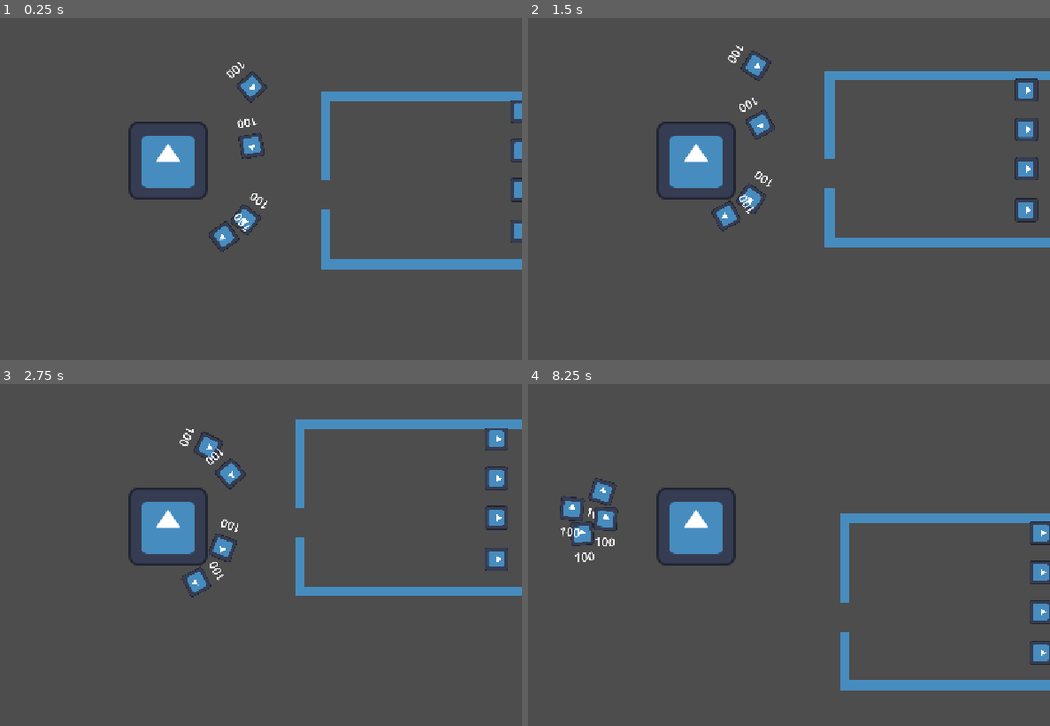
Above: before the commit, frames 1-4 (two rows, left to right).
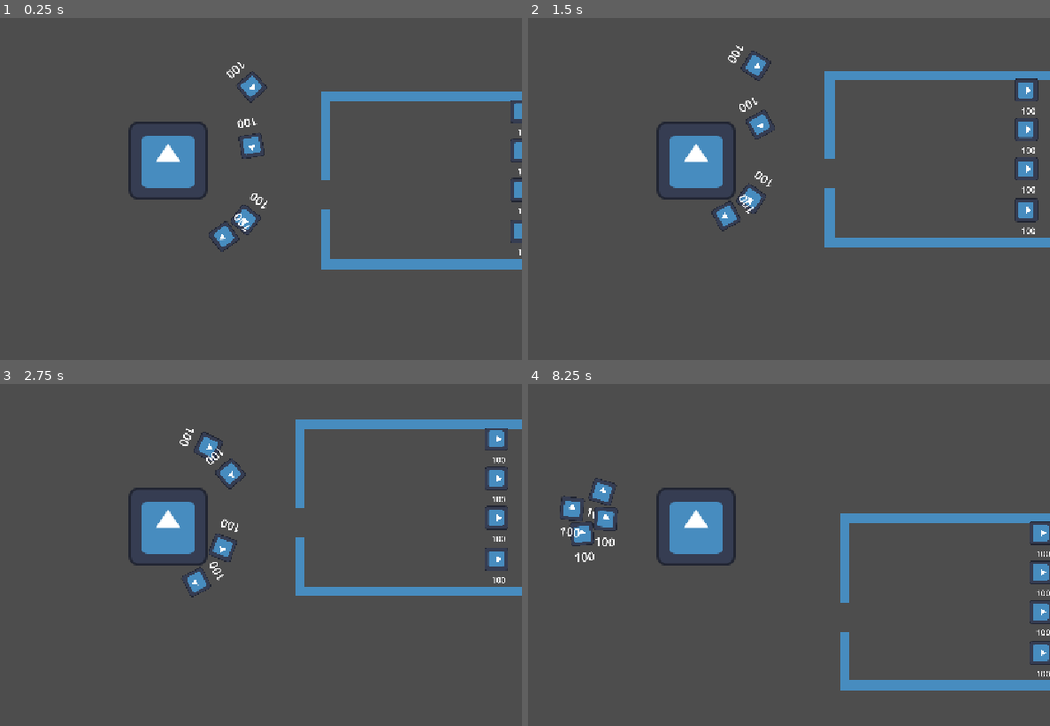
Above: after the commit, the same moments.

Repository: paulosergiolima/SpyGame
Game: Godot game, scene res://test_battle.tscn
Same seed, same stepped clock (60 frames per second), same inputs: the game is played once before the commit and once after it. This scene is started directly instead of the project's main scene. The engine's default icon, where the game draws it, is replaced by a stand-in: a white triangle on a blue panel in a dark square.
Inputs:
- Up to frame 1 (0.25 s): no input
- Up to frame 2 (1.5 s): hold Right (ui_right) 0.53-1.28 s; hold Space (buySpy) 0.53-1.28 s; hold Down (down) from 1.28 s (still down); tap Space (buySpy) at 1.35 s
- Up to frame 3 (2.75 s): release Down (down) at 2.03 s; hold Right (ui_right) from 2.03 s (still down); hold Space (buySpy) from 2.03 s (still down)
- Up to frame 4 (8.25 s): release Right (ui_right) at 2.78 s; release Space (buySpy) at 2.78 s; hold Up (up) 2.78-3.53 s; tap Space (buySpy) every 1.5 s from 2.85 to 7.35 s; hold Space (buySpy) 3.53-4.28 s; hold Left (ui_left) 3.53-5.03 s; hold Down (down) 5.03-5.78 s; hold Space (buySpy) 5.03-5.78 s; hold Right (ui_right) 5.78-6.53 s; hold Up (up) 6.53-7.28 s; hold Space (buySpy) 6.53-7.28 s; hold Right (ui_right) 7.28-8.03 s; hold Down (down) from 8.03 s (still down); hold Space (buySpy) from 8.03 s (still down)

The runs differ from the first frame. In frame 1, less than 0.1% of the frame differs, in the area x 99-100%, y 32-70%; in frame 2, 0.1%, in the area x 94-98%, y 26-64%; in frame 3, 0.1%; in frame 4, less than 0.1%.

Commit message:
combat loop almost done

Diff:
--- a/basic_enemy.gd
+++ b/basic_enemy.gd
@@ -9,6 +9,11 @@
 func _ready() -> void:
 	pass # Replace with function body.
 
+func updateHealth():
+	$Health.text = str(health)
+	if health <= 0:
+		queue_free()
+
 
 # Called every frame. 'delta' is the elapsed time since the previous frame.
 func _process(delta: float) -> void:
--- a/basic_enemy.tscn
+++ b/basic_enemy.tscn
@@ -2,9 +2,21 @@
 
 [ext_resource type="Texture2D" uid="uid://cdm6l645ff0j5" path="res://icon.svg" id="1_rwafm"]
 [ext_resource type="Script" uid="uid://c25f3cca1d40d" path="res://basic_enemy.gd" id="2_m2rku"]
+
+[sub_resource type="LabelSettings" id="LabelSettings_vm6i5"]
+font_size = 45
 
 [node name="BasicEnemy" type="Sprite2D" unique_id=304625094]
 rotation = 1.5707964
 scale = Vector2(0.3, 0.3)
 texture = ExtResource("1_rwafm")
 script = ExtResource("2_m2rku")
+
+[node name="Health" type="Label" parent="." unique_id=1106988637]
+offset_left = 80.0
+offset_top = 26.666662
+offset_right = 157.0
+offset_bottom = 89.666664
+rotation = -1.5707964
+text = "100"
+label_settings = SubResource("LabelSettings_vm6i5")
--- a/basic_spy.gd
+++ b/basic_spy.gd
@@ -30,6 +30,8 @@
 
 func updateHealth():
 	$Health.text = str(health)
+	if health <= 0:
+		queue_free()
 
 
 func _on_area_2d_body_entered(body: Node2D) -> void:
--- a/test_battle.gd
+++ b/test_battle.gd
@@ -1,5 +1,11 @@
 extends Node2D
-
+var chosenAlly = 0
+var lockedTurn = false
+var playerTurn: bool = false
+var currentSpy
+signal turn_finished
+signal player_lost
+signal player_won
 
 # Called when the node enters the scene tree for the first time.
 func _ready() -> void:
@@ -19,16 +25,78 @@
 	var spies:  = get_tree().get_nodes_in_group("allies")
 	var positions = get_tree().get_nodes_in_group("positions")
 	for n in spies.size():
-		print(n)
 		spies[n].battleMode = true;
 		spies[n].global_position = positions[n].global_position
 		spies[n].rotation = 0
 		spies[n].velocity = Vector2.ZERO
 	var enemySpies = get_tree().get_nodes_in_group("enemies")
-	enemySpies[0].attack()
-	enemySpies[1].attack()
-	enemySpies[2].attack()
-	enemySpies[3].attack()
+	$Door.queue_free()
+
+	combatLoop()
+
+func _input(event: InputEvent) -> void:
+	var chosenEnemy = get_tree().get_nodes_in_group("enemies")[chosenAlly]
+	if playerTurn:
+		if event.is_action_pressed("up"):
+			chosenEnemy.global_rotation = PI/2
+			goUp()
+		elif event.is_action_pressed("down"):
+			chosenEnemy.global_rotation = PI/2
+			goDown()
+		elif event.is_action_pressed("buySpy"):
+			chosenEnemy.health = chosenEnemy.health - (currentSpy.power - chosenEnemy.defense)
+			playerTurn = false
+			turn_finished.emit()
+			chosenEnemy.updateHealth()
+
+		chosenEnemy = get_tree().get_nodes_in_group("enemies")[chosenAlly]
+		chosenEnemy.global_rotation = 0
+
+func allyAttack(chosenCharacter):
+	currentSpy = get_tree().get_nodes_in_group("allies")[chosenCharacter]
+	chosenAlly = 0
+	playerTurn = true
 
 
-	pass # Replace with function body.
+
+
+func goUp():
+	if chosenAlly != 0:
+		chosenAlly = chosenAlly - 1
+		return
+	return
+func goDown():
+	if chosenAlly != (get_tree().get_nodes_in_group("allies").size() - 1):
+		chosenAlly = chosenAlly + 1
+		return
+	return
+func combatLoop():
+	var allies = get_tree().get_nodes_in_group("allies")
+	var alliesSize = allies.size()
+	var enemySize = get_tree().get_nodes_in_group("enemies").size()
+	if alliesSize <= 0:
+		player_lost.emit()
+	if enemySize <= 0:
+		player_won.emit()
+
+
+
+	print("Size of allies", alliesSize)
+	var turnOrder = range(alliesSize + enemySize)
+	turnOrder.shuffle()
+	for n in turnOrder:
+		print(n)
+		#Isso significa que é um aliado
+		if n < alliesSize:
+			print("We got ally turn")
+			allies[n].global_rotation = 90
+			allyAttack(n)
+			await turn_finished
+			allies[n].global_rotation = 0
+			pass
+		else:
+			print("We got enemy turn")
+			var enemySpies = get_tree().get_nodes_in_group("enemies")
+			enemySpies[n - alliesSize].attack()
+			pass
+	combatLoop()
--- a/test_battle.tscn
+++ b/test_battle.tscn
@@ -129,11 +129,11 @@
 [node name="BasicEnemy2" parent="." unique_id=2144259083 groups=["enemies"] instance=ExtResource("5_cb8w6")]
 position = Vector2(216.00003, -128.00002)
 
-[node name="BasicEnemy3" parent="." unique_id=769430971 groups=["enemies"] instance=ExtResource("5_cb8w6")]
+[node name="BasicEnemy3" parent="." unique_id=58686819 groups=["enemies"] instance=ExtResource("5_cb8w6")]
+position = Vector2(216.00003, -64.000015)
+
+[node name="BasicEnemy4" parent="." unique_id=769430971 groups=["enemies"] instance=ExtResource("5_cb8w6")]
 position = Vector2(216.00003, 2.9999847)
-
-[node name="BasicEnemy4" parent="." unique_id=58686819 groups=["enemies"] instance=ExtResource("5_cb8w6")]
-position = Vector2(216.00003, -64.000015)
 
 [node name="Camera2D" type="Camera2D" parent="." unique_id=196534487]
 enabled = false
